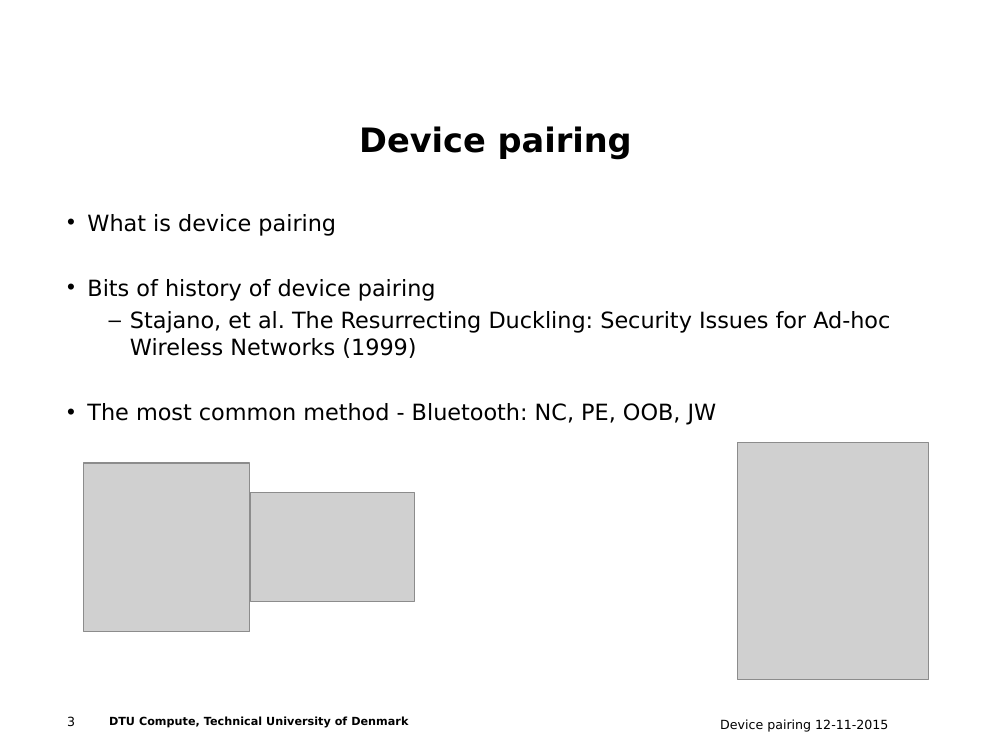
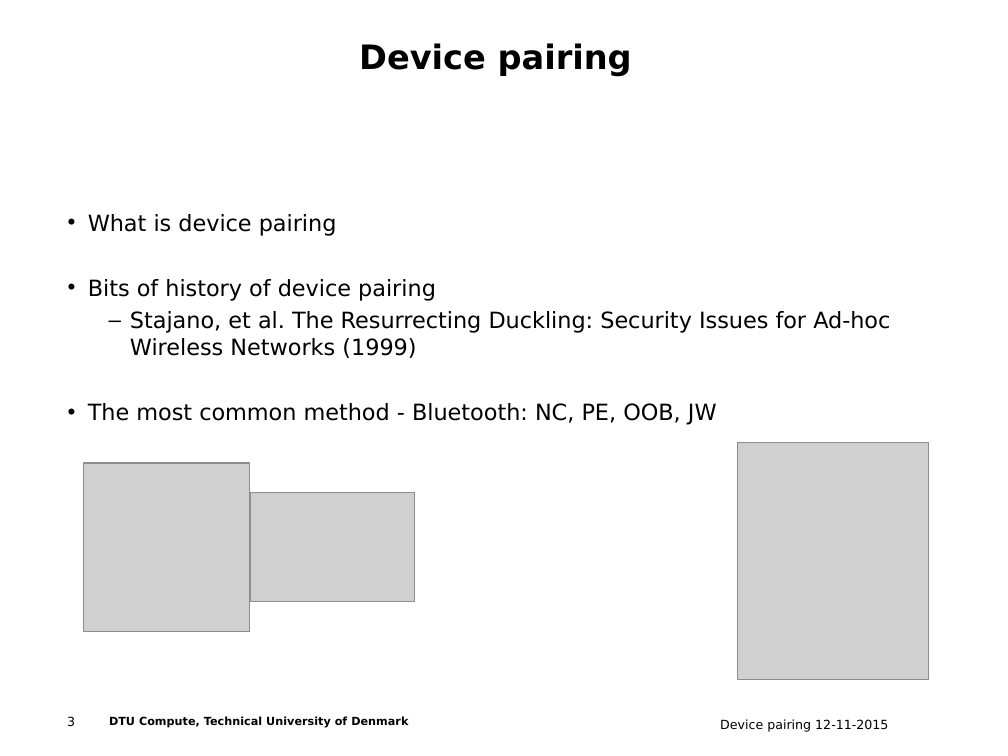
Before and after one commit to ttsoftware/applied-cryptography, a slide deck: slide 3 of Audio-based Out of Band Channel key exchange.ppt. Drawn at 1008x756 pixels with LibreOffice and Linux fonts; fonts in the diff are those of the drawing; grey boxes stand for pictures; background and template pictures are left out. Boxes give left, top, right and bottom in pixels: in the first picture for what was removed or moved away, otherwise in the second. Text is boxed around its words. In the diff, an @@ line names an element or a change of style, - is before the commit and + after.

```diff
--- a/Audio-based Out of Band Channel key exchange.ppt
+++ b/Audio-based Out of Band Channel key exchange.ppt
@@ text "Device pairing": place and size @@
-text "Device pairing" at <box>359,126,632,160</box>
+text "Device pairing" at <box>359,43,632,76</box>
```
Also in this commit, not shown: 5 other slides changed.
